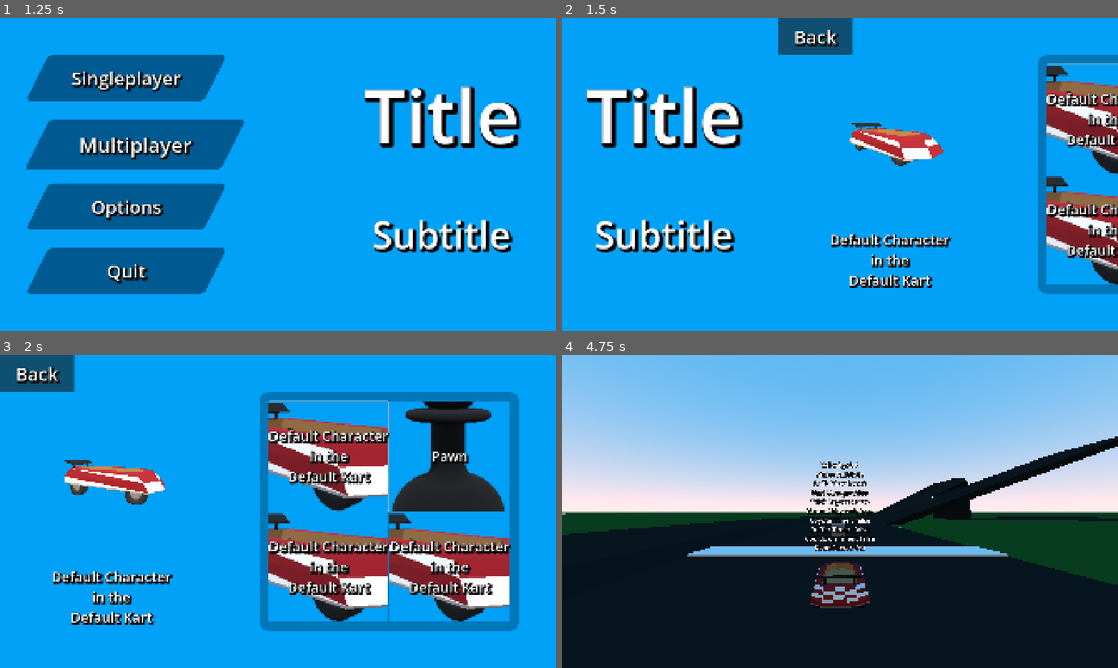
Above: before the commit, frames 1-4 (two rows, left to right).
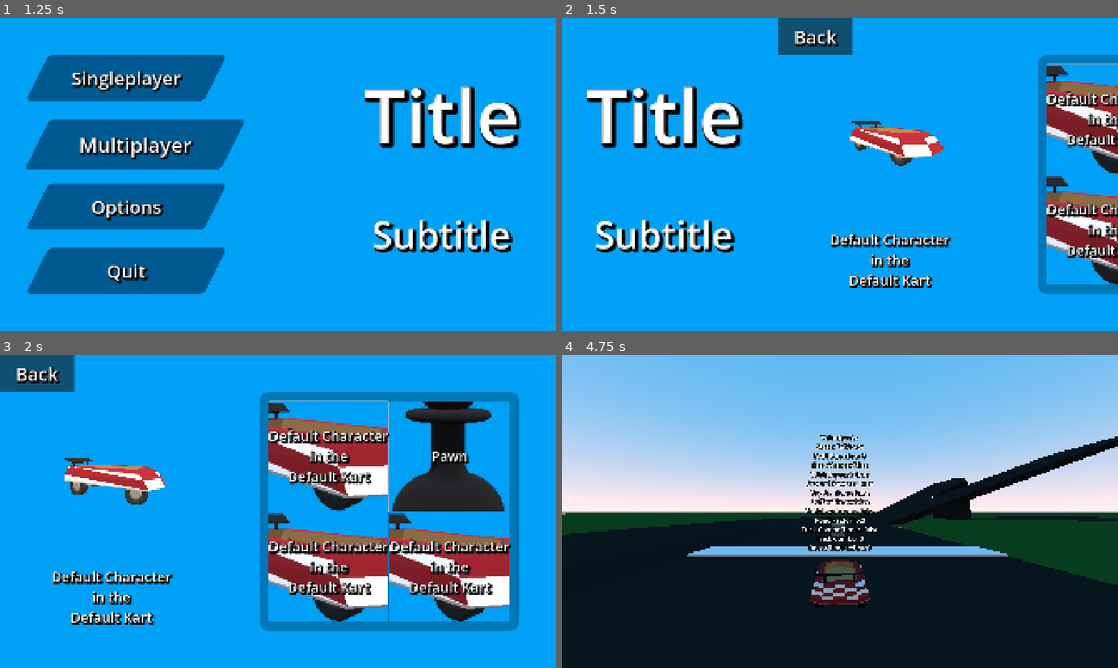
Above: after the commit, the same moments.

Repository: CISC-486-Game-Development-Project/cisc-486-game-development-project
Game: Godot game, scene res://Scenes/Menus/TitleScreen/title_screen.tscn
Two runs of this game, one before a commit and one after it. Both use one fixed random seed, a clock stepped at 60 frames per second and the inputs below. The engine's default icon, where the game draws it, is replaced by a stand-in: a white triangle on a blue panel in a dark square. Sound files missing from this copy of the repository are replaced by a short silence.
Inputs (mouse positions are in pixels of both pictures, inside the frame that each line leads up to):
- Up to frame 1 (1.25 s): tap Enter at 0.5 s; move the mouse to (400, 158) at 0.52 s; hold D (Right) from 0.53 s (still down); hold P (Drift) from 0.53 s (still down); click (400, 158) at 0.67 s
- Up to frame 2 (1.5 s): release D (Right) at 1.25 s; release P (Drift) at 1.25 s; click "Singleplayer" at 1.25 s
- Up to frame 3 (2 s): no input
- Up to frame 4 (4.75 s): drag from (728, 527) to (812, 574) at 2.02 s; click "Default Character in the Defa…" at 2.75 s; click (662, 536) at 3.5 s; move the mouse to (895, 442) at 4.27 s; hold D (Right) from 4.28 s (still down); hold P (Drift) from 4.28 s (still down)

Frame 1 is identical in both runs. In frame 2, 0.8% of the frame differs, in the area x 51-69%, y 32-46%; in frame 3, 0.8%; in frame 4, 2.7%, in the area x 42-57%, y 25-81%.

Commit message:
Added Air Tricks, Trick Combos, and Custom Trick SFX
Added an air trick state that is very similar to normal tricks but without any vertical boost and no speed requirement to perform, also rotating you slightly in the direction held while air tricking.

By performing tricks in quick succession (normal or air tricks), your trick combo will go up, slightly boosting your total speed boost time obtained from tricking. This is indicated auditorally by the new custom trick sfx that increase in pitch as you combo tricks.

Diff:
--- /dev/null
+++ b/Components/StateMachine/States/air_trick_state.gd
@@ -0,0 +1,47 @@
+class_name AirTrickState
+extends State
+
+# Export Vars
+@export var trick_boost_time: float = 1.0 ## Duration of boost gained from this trick.
+@export var trick_boost_combo_multiplier: float = 0.1 ## Added to boost multiplier for each trick in the combo beyond the first.
+@export var directional_trick_intensity: float = 10.0 ## The intensity of the rotation applied when air tricking in a direction.
+
+# Onready Vars
+@onready var entity: CharacterBody3D = state_machine.get_parent()
+
+func enter(_prev_state: State) -> void:
+	# Rotate in the direction of steering
+	entity.rotate_y(deg_to_rad(directional_trick_intensity * -entity.steer_request))
+
+	# Start trick cooldown
+	entity.trick_cooldown_timer.start()
+
+	# Begin state's unique animation here
+	_play_trick_effect()
+
+func exit(_next_state: State) -> void:
+	# Start combo timer
+	entity.trick_combo_timer.start()
+
+	# Queue boost for when the ground is hit
+	entity.queue_ground_boost(trick_boost_time * (1 + ((entity.trick_combo_level - 1) * trick_boost_combo_multiplier)))
+
+func physics_update(_delta: float) -> void:
+	check_transitions()
+
+func _play_trick_effect() -> void:
+	# Play one shot trick particles
+	entity.trick_particles.restart()
+
+	# Handle SFX based on combo
+	if entity.trick_combo_level == 0:
+		entity.trick_combo_level += 1
+	elif entity.trick_combo_timer.time_left > 0:
+		entity.trick_combo_level += 1
+	AudioManager.create_sound(entity.trick_sfx[clampi(entity.trick_combo_level, 0, len(entity.trick_sfx) - 1)])
+
+	# Play random trick animation
+	match randi_range(0, 2):
+		0: entity.animation_player.play("trick_anim_1")
+		1: entity.animation_player.play("trick_anim_2")
+		2: entity.animation_player.play("trick_anim_3")
--- a/Components/StateMachine/States/trick_state.gd
+++ b/Components/StateMachine/States/trick_state.gd
@@ -2,8 +2,8 @@
 extends State
 
 # Export Vars
-@export var trick_boost_time: float = 1.0
-@export var trick_sfx: Array[AudioStream]
+@export var trick_boost_time: float = 1.0 ## Duration of boost gained from this trick.
+@export var trick_boost_combo_multiplier: float = 0.1 ## Added to boost multiplier for each trick in the combo beyond the first.
 
 @export_group("Physics Parameters")
 @export var trick_hop_velocity: float = 10.0 ## Velocity impulse when hopping.
@@ -26,8 +26,11 @@
 	# Ensure end of hop has 0 velocity
 	entity.velocity.y = 0
 
+	# Start combo timer
+	entity.trick_combo_timer.start()
+
 	# Queue boost for when the ground is hit
-	entity.queue_ground_boost(trick_boost_time)
+	entity.queue_ground_boost(trick_boost_time * (1 + ((entity.trick_combo_level - 1) * trick_boost_combo_multiplier)))
 
 func physics_update(delta: float) -> void:
 	# Handle hop movement and deceleration
@@ -36,8 +39,15 @@
 	check_transitions()
 
 func _play_trick_effect() -> void:
+	# Play one shot trick particles
 	entity.trick_particles.restart()
-	AudioManager.create_sound(trick_sfx[randi_range(0, len(trick_sfx) - 1)])
+
+	# Handle SFX based on combo
+	if entity.trick_combo_level == 0:
+		entity.trick_combo_level += 1
+	elif entity.trick_combo_timer.time_left > 0:
+		entity.trick_combo_level += 1
+	AudioManager.create_sound(entity.trick_sfx[clampi(entity.trick_combo_level, 0, len(entity.trick_sfx) - 1)])
 
 	# Play random trick animation
 	match randi_range(0, 2):
--- a/Entities/Kart3D/kart_3d.gd
+++ b/Entities/Kart3D/kart_3d.gd
@@ -1,5 +1,8 @@
 class_name Kart3D
 extends CharacterBody3D
+
+# Enums
+enum TrickType { TRICK, AIR_TRICK }
 
 # Export Vars
 @export_category("Functionality")
@@ -28,6 +31,9 @@
 @export var road_factor_offroad: float = 0.6
 @export var road_factor_harsh_offroad: float = 0.8
 
+@export_group("Sound Effects")
+@export var trick_sfx: Array[AudioStream] ## SFX that will be played during sequentially comboed tricks.
+
 # Onready Vars
 @onready var kart_model: Node3D = $KartModel
 @onready var animation_pivot: Node3D = $KartModel/AnimationPivot
@@ -45,6 +51,7 @@
 @onready var trick_coyote_timer: Timer = $TrickCoyoteTimer
 @onready var trick_buffer_timer: Timer = $TrickBufferTimer
 @onready var trick_cooldown_timer: Timer = $TrickCooldownTimer
+@onready var trick_combo_timer: Timer = $TrickComboTimer
 
 @onready var debug_kart: KartModel = $KartModel/AnimationPivot/DebugKart
 @onready var debug_label_3d: Label3D = $DebugLabel3D
@@ -68,6 +75,8 @@
 var boost_queue: Array[float] ## The queue of boosts to be applied once the ground is hit.
 
 var is_hit: bool ## True when the kart is hit.
+
+var trick_combo_level: int ## Number of tricks currently comboed.
 
 #######################
 ## Process Functions ##
@@ -282,9 +291,9 @@
 		velocity.y += vertical_velocity_impulse
 	is_hit = true
 
-###########################################
-## Getter, Setter, and Checker Functions ##
-###########################################
+#######################
+## Getters & Setters ##
+#######################
 
 ## Returns the horizontal velocity of the player as a Vector3 with y always set to 0.
 func get_horizontal_velocity() -> Vector3:
@@ -309,6 +318,10 @@
 	handbrake_steering_velocity = 45.0 + kart_stats.base_handling
 	air_steering_velocity = 40.0 + kart_stats.base_handling
 
+#####################
+## Trick Functions ##
+#####################
+
 ## Returns if a trick is able to occur.
 func can_trick() -> bool:
 	# Immediate false if cooldown since last trick isn't over
@@ -332,10 +345,27 @@
 		if trick_buffer_timer.time_left > 0 and not trick_ray_cast_3d.is_colliding():
 			#print("Trick Case 3")
 			return true
-		if trick_buffer_timer.time_left > 0 and not ground_ray_cast_3d.is_colliding():
+		elif trick_buffer_timer.time_left > 0 and not ground_ray_cast_3d.is_colliding():
 			#print("Trick Case 4")
 			return true
 	return false
+
+## Returns if an air trick is able to occur.
+func can_air_trick() -> bool:
+	# Immediate false if cooldown since last trick isn't over
+	if trick_cooldown_timer.time_left > 0:
+		return false
+
+	# Check logic for tricking depending on current state
+	if state_machine.current_state is FallState:
+		if hop_request and not ground_ray_cast_3d.is_colliding():
+			print("Air Trick")
+			return true
+	return false
+
+## Called when the trick combo timer runs out of time.
+func _on_trick_combo_timer_timeout() -> void:
+	trick_combo_level = 0
 
 #####################
 ## Debug Functions ##
@@ -356,6 +386,9 @@
 		"Buffer Timer: " + str(trick_buffer_timer.time_left > 0),
 		"Cooldown Timer: " + str(trick_cooldown_timer.time_left > 0),
 		"Road Factor: " + str(road_factor),
+		"Trick Combo Timer: " + str(trick_combo_timer.time_left > 0),
+		"Trick Combo: " + str(trick_combo_level),
+		"Boost Time Left: " + str(boost_timer),
 	]
 
 	# Apply debug texts to label
--- a/Entities/Kart3D/kart_3d.tscn
+++ b/Entities/Kart3D/kart_3d.tscn
@@ -12,14 +12,13 @@
 [ext_resource type="Script" uid="uid://bbrw2uverowic" path="res://Components/StateMachine/States/hop_state.gd" id="10_4muo4"]
 [ext_resource type="Script" uid="uid://b2lqg5xhq7se0" path="res://Components/StateMachine/States/drift_state.gd" id="11_y2xwn"]
 [ext_resource type="Script" uid="uid://bmua4qbuf0vev" path="res://Components/StateMachine/States/trick_state.gd" id="12_kwn18"]
-[ext_resource type="AudioStream" uid="uid://ca1cqr6i2aft5" path="res://Assets/Audio/SFX/Trick/tricksfx - segment 1.mp3" id="13_e57bt"]
-[ext_resource type="AudioStream" uid="uid://dvvuo6fg4ujdg" path="res://Assets/Audio/SFX/Trick/tricksfx - segment 2.mp3" id="14_c2iub"]
-[ext_resource type="AudioStream" uid="uid://bvlejffp85e2j" path="res://Assets/Audio/SFX/Trick/tricksfx - segment 3.mp3" id="15_1jkhd"]
-[ext_resource type="AudioStream" uid="uid://cg5enuow4xybb" path="res://Assets/Audio/SFX/Trick/tricksfx - segment 4.mp3" id="16_m8rhl"]
-[ext_resource type="AudioStream" uid="uid://b6xg77fp08pbw" path="res://Assets/Audio/SFX/Trick/tricksfx - segment 5.mp3" id="17_e7kw2"]
-[ext_resource type="AudioStream" uid="uid://bmbnm3am0wu7c" path="res://Assets/Audio/SFX/Trick/tricksfx - segment 6.mp3" id="18_65mr5"]
-[ext_resource type="AudioStream" uid="uid://dypbhjhba2x60" path="res://Assets/Audio/SFX/Trick/tricksfx - segment 7.mp3" id="19_50yyu"]
-[ext_resource type="AudioStream" uid="uid://ciahq7jr2fmuy" path="res://Assets/Audio/SFX/Trick/tricksfx - segment 8.mp3" id="20_h3q4x"]
+[ext_resource type="AudioStream" uid="uid://bgic4q08x7rqj" path="res://Assets/Audio/SFX/Trick/TrickSFX1.wav" id="13_6ht8j"]
+[ext_resource type="AudioStream" uid="uid://b57qx7yuin5yw" path="res://Assets/Audio/SFX/Trick/TrickSFX2.wav" id="14_7apc5"]
+[ext_resource type="AudioStream" uid="uid://brx30q7a51gd0" path="res://Assets/Audio/SFX/Trick/TrickSFX3.wav" id="15_q7q2k"]
+[ext_resource type="AudioStream" uid="uid://55us1ihneb0f" path="res://Assets/Audio/SFX/Trick/TrickSFX4.wav" id="16_3khwq"]
+[ext_resource type="AudioStream" uid="uid://cmirgmr4e1fqj" path="res://Assets/Audio/SFX/Trick/TrickSFX5.wav" id="17_0767e"]
+[ext_resource type="AudioStream" uid="uid://b7wtxjpq430yw" path="res://Assets/Audio/SFX/Trick/TrickSFX6.wav" id="18_mehc1"]
+[ext_resource type="Script" uid="uid://cwmiqdt31xlsm" path="res://Components/StateMachine/States/air_trick_state.gd" id="19_7apc5"]
 [ext_resource type="Script" uid="uid://b3ataw1etlka7" path="res://Components/StateMachine/States/hit_state.gd" id="21_1byyu"]
 
 [sub_resource type="Curve" id="Curve_iwjoc"]
@@ -193,6 +192,7 @@
 acceleration = 20.0
 boost_speed = 30.0
 boost_acceleration = 50.0
+trick_sfx = Array[AudioStream]([ExtResource("13_6ht8j"), ExtResource("14_7apc5"), ExtResource("15_q7q2k"), ExtResource("16_3khwq"), ExtResource("17_0767e"), ExtResource("18_mehc1")])
 
 [node name="KartModel" type="Node3D" parent="." unique_id=510578739]
 transform = Transform3D(1, 0, 0, 0, 1, 0, 0, 0, 1, 0, 0.325, 0)
@@ -248,7 +248,10 @@
 one_shot = true
 
 [node name="TrickCooldownTimer" type="Timer" parent="." unique_id=2067441193]
-wait_time = 0.3
+wait_time = 0.5
+one_shot = true
+
+[node name="TrickComboTimer" type="Timer" parent="." unique_id=406482767]
 one_shot = true
 
 [node name="AnimationPlayer" type="AnimationPlayer" parent="." unique_id=858611665]
@@ -389,6 +392,12 @@
 advance_expression = "entity.can_trick()"
 metadata/_custom_type_script = "uid://l1hrvfthq543"
 
+[node name="ToAirTrick" type="Node" parent="MovementStateMachine/FallState" unique_id=1731979594 node_paths=PackedStringArray("to_state")]
+script = ExtResource("6_2kwd7")
+to_state = NodePath("../../AirTrickState")
+advance_expression = "entity.can_air_trick()"
+metadata/_custom_type_script = "uid://l1hrvfthq543"
+
 [node name="ToHit" type="Node" parent="MovementStateMachine/FallState" unique_id=1570548956 node_paths=PackedStringArray("to_state")]
 script = ExtResource("6_2kwd7")
 to_state = NodePath("../../HitState")
@@ -435,7 +444,6 @@
 
 [node name="TrickState" type="Node" parent="MovementStateMachine" unique_id=162074873]
 script = ExtResource("12_kwn18")
-trick_sfx = Array[AudioStream]([ExtResource("13_e57bt"), ExtResource("14_c2iub"), ExtResource("15_1jkhd"), ExtResource("16_m8rhl"), ExtResource("17_e7kw2"), ExtResource("18_65mr5"), ExtResource("19_50yyu"), ExtResource("20_h3q4x")])
 metadata/_custom_type_script = "uid://bmua4qbuf0vev"
 
 [node name="ToFall" type="Node" parent="MovementStateMachine/TrickState" unique_id=622605065 node_paths=PackedStringArray("to_state")]
@@ -445,6 +453,22 @@
 metadata/_custom_type_script = "uid://l1hrvfthq543"
 
 [node name="ToHit" type="Node" parent="MovementStateMachine/TrickState" unique_id=933844737 node_paths=PackedStringArray("to_state")]
+script = ExtResource("6_2kwd7")
+to_state = NodePath("../../HitState")
+advance_expression = "entity.is_hit"
+metadata/_custom_type_script = "uid://l1hrvfthq543"
+
+[node name="AirTrickState" type="Node" parent="MovementStateMachine" unique_id=1099142632]
+script = ExtResource("19_7apc5")
+metadata/_custom_type_script = "uid://cwmiqdt31xlsm"
+
+[node name="ToFall" type="Node" parent="MovementStateMachine/AirTrickState" unique_id=1389068502 node_paths=PackedStringArray("to_state")]
+script = ExtResource("6_2kwd7")
+to_state = NodePath("../../FallState")
+advance_expression = "entity.velocity.y <= 0"
+metadata/_custom_type_script = "uid://l1hrvfthq543"
+
+[node name="ToHit" type="Node" parent="MovementStateMachine/AirTrickState" unique_id=1050877174 node_paths=PackedStringArray("to_state")]
 script = ExtResource("6_2kwd7")
 to_state = NodePath("../../HitState")
 advance_expression = "entity.is_hit"
@@ -459,3 +483,5 @@
 to_state = NodePath("../../IdleState")
 advance_expression = "hit_timer.time_left <= 0"
 metadata/_custom_type_script = "uid://l1hrvfthq543"
+
+[connection signal="timeout" from="TrickComboTimer" to="." method="_on_trick_combo_timer_timeout"]
--- a/Scenes/KartModels/basic_kart.tscn
+++ b/Scenes/KartModels/basic_kart.tscn
@@ -17,7 +17,7 @@
 model_height = 0.65
 
 [node name="BasicCarBody" parent="." unique_id=1890857387 instance=ExtResource("1_ahyi0")]
-transform = Transform3D(-2.1855694e-08, 0, 0.5, 0, 0.5, 0, -0.5, 0, -2.1855694e-08, 0, 0, 0.717)
+transform = Transform3D(-2.1855694e-08, 0, 0.5, 0, 0.5, 0, -0.5, 0, -2.1855694e-08, 0, 0.05, 0.717)
 
 [node name="BackWheelR" parent="." unique_id=950822510 instance=ExtResource("3_8hucp")]
 transform = Transform3D(-2.1855694e-08, 0, 0.5, 0, 0.5, 0, -0.5, 0, -2.1855694e-08, 0.43, -0.1, 0.7174673)
Not shown, added: Assets/Audio/SFX/Trick/TrickSFX1.wav.import
Not shown, added: Assets/Audio/SFX/Trick/TrickSFX2.wav.import
Not shown, added: Assets/Audio/SFX/Trick/TrickSFX3.wav.import
Not shown, added: Assets/Audio/SFX/Trick/TrickSFX4.wav.import
Not shown, added: Assets/Audio/SFX/Trick/TrickSFX5.wav.import
Not shown, added: Assets/Audio/SFX/Trick/TrickSFX6.wav.import
Not shown, removed: Assets/Audio/SFX/Trick/tricksfx - segment 1.mp3.import
Not shown, removed: Assets/Audio/SFX/Trick/tricksfx - segment 2.mp3.import
Not shown, removed: Assets/Audio/SFX/Trick/tricksfx - segment 3.mp3.import
Not shown, removed: Assets/Audio/SFX/Trick/tricksfx - segment 4.mp3.import
Not shown, removed: Assets/Audio/SFX/Trick/tricksfx - segment 5.mp3.import
Not shown, removed: Assets/Audio/SFX/Trick/tricksfx - segment 6.mp3.import
(and 18 more such lines)
